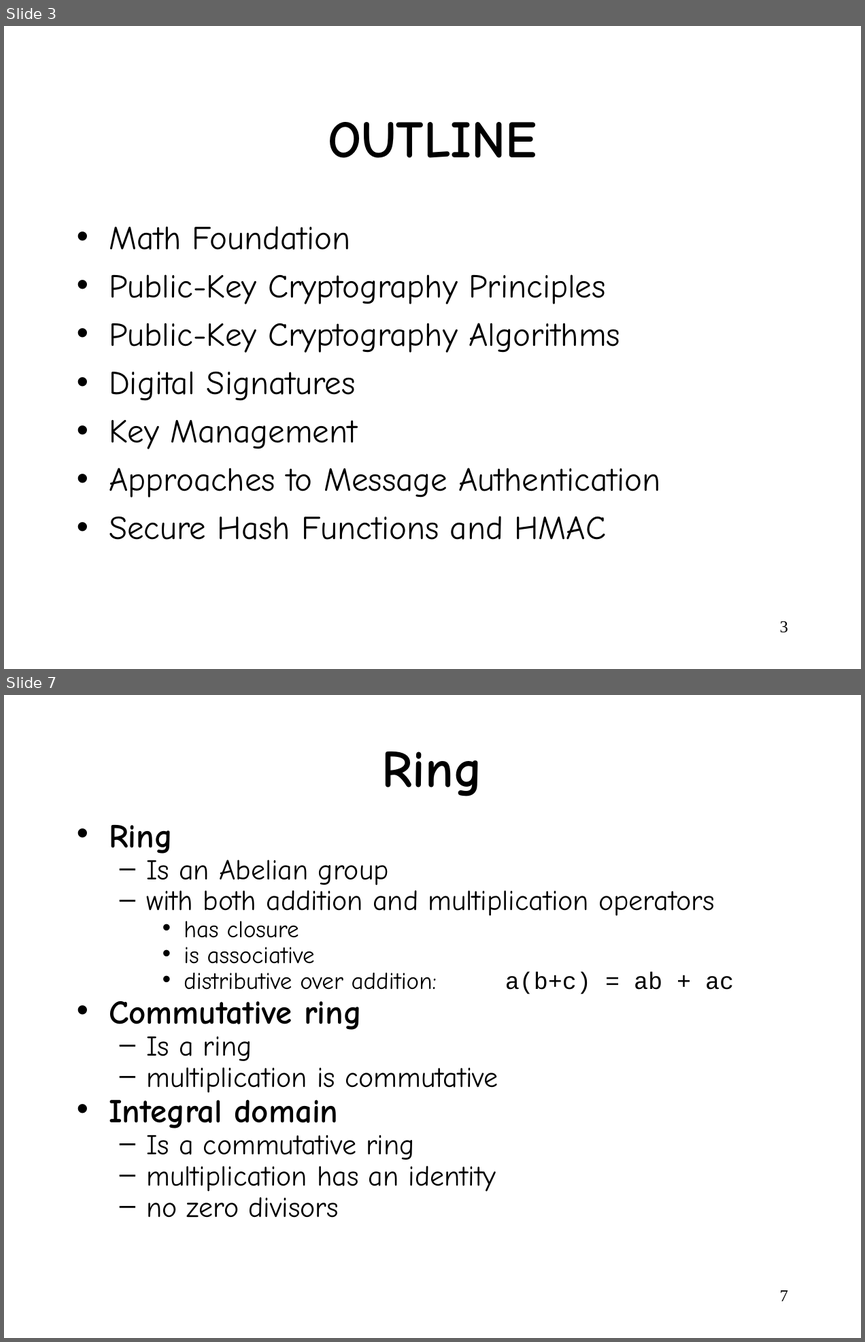
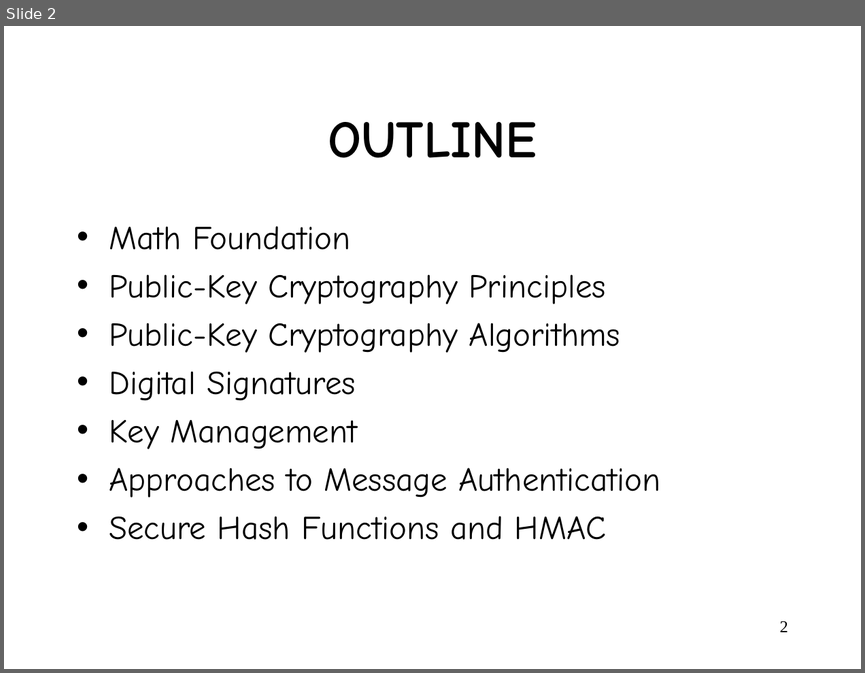
Before and after one commit to wangjin0818/Network_Security, a slide deck: week 04/Chapter 3.ppt. Shown one above the other, each under a label of ours: slides 3 and 7 before the commit, slide 2 after it; the slides between them are not shown. The pictures are 865x1342 and 865x673 pixels, drawn with LibreOffice and Linux fonts; fonts in the diff are those of the drawing. Boxes give left, top, right and bottom in pixels: in the first picture for what was removed or moved away, otherwise in the second. Text is boxed around its words. In the diff, an @@ line names an element or a change of style, - is before the commit and + after.

```diff
--- a/week 04/Chapter 3.ppt
+++ b/week 04/Chapter 3.ppt
@@ slide 7 removed at (4,695,861,1338), background #FFFFFF @@
@@ title removed at (382,751,483,796) @@
-Ring
@@ text removed at (109,825,734,1217) @@
-• Ring
-  – Is an Abelian group
-  – with both addition and multiplication operators
-    • has closure
-    • is associative
-    • distributive over addition: a(b+c) = ab + ac
-• Commutative ring
-  – Is a ring
-  – multiplication is commutative
-• Integral domain
-  – Is a commutative ring
-  – multiplication has an identity
-  – no zero divisors
@@ page number removed at (780,1290,788,1301) @@
-7
@@ what was slide 3 is now slide 2 @@
@@ page number at (780,620,788,632): text changed @@
-3
+2
```
Also in this commit, not shown: 34 other slides removed, 1 other file.
